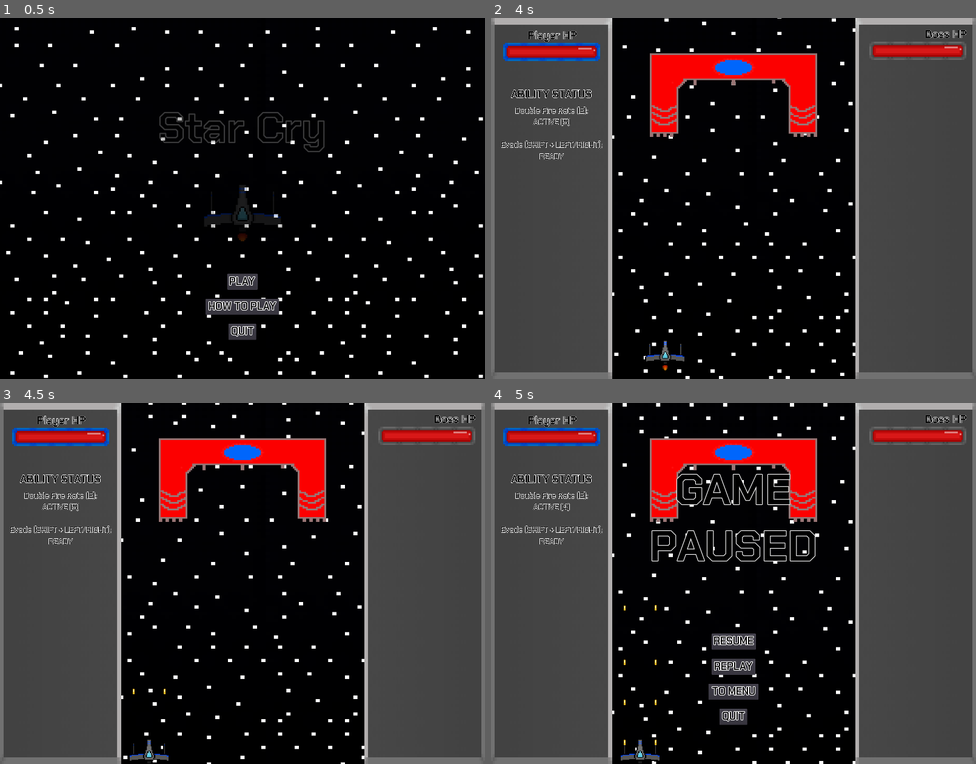
Above: before the commit, frames 1-4 (two rows, left to right).
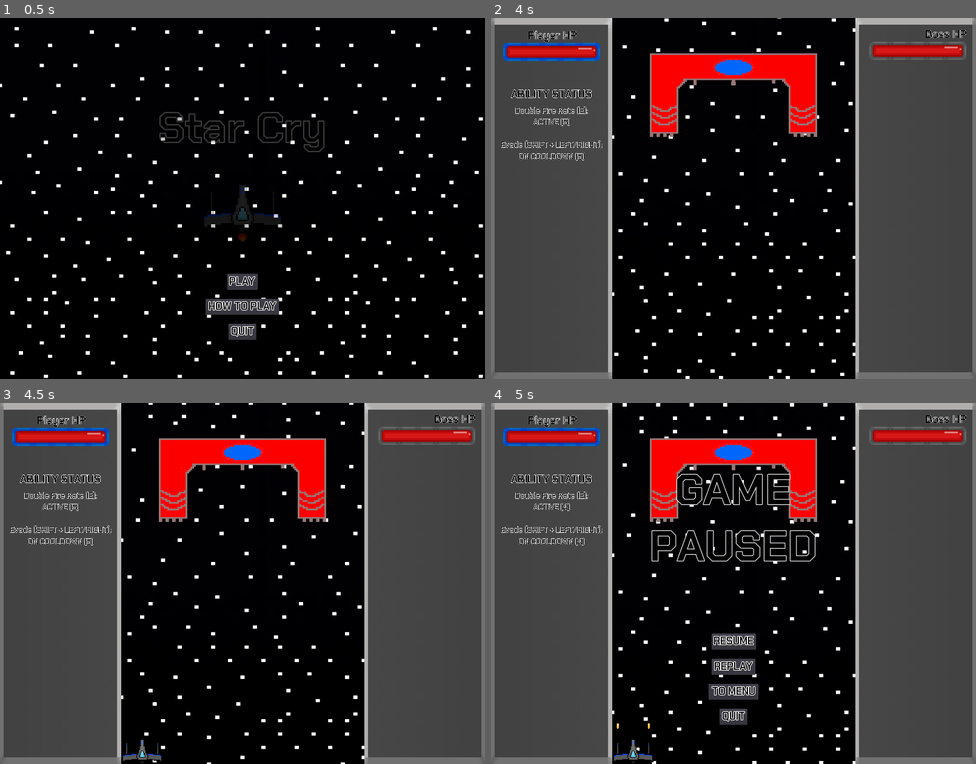
Above: after the commit, the same moments.

Repository: Cecilist/Final-BossFightBulletShooter
Game: Godot game, scene res://Menu/MainMenu.tscn
Same seed, same stepped clock (60 frames per second), same inputs: the game is played once before the commit and once after it.
Inputs:
- Up to frame 1 (0.5 s): no input
- Up to frame 2 (4 s): click "PLAY" at 0.5 s; tap Enter (play_game) at 1.25, 3.5 s; hold Shift (dodge, bound only before the commit) 1.28-2.03 s; hold W (move_up) 1.28-2.78 s; tap Space (shoot) at 1.55, 2, 2.1, 3.05 s; tap Shift (dodge, bound only before the commit) at 2.3, 3.8 s; hold Shift (dodge, bound only before the commit) 2.78-3.53 s; hold A (move_left) from 2.78 s (still down); tap E (fire_rate_ability) at 3.6 s
- Up to frame 3 (4.5 s): release A (move_left) at 4.28 s; hold S (move_down) from 4.28 s (still down); hold Space (shoot) from 4.28 s (still down); tap Enter (play_game) at 4.35 s
- Up to frame 4 (5 s): keep holding S (move_down); keep holding Space (shoot); tap Escape (pause) at 4.9 s

Frame 1 is identical in both runs. In frame 2, 0.3% of the frame differs, in the area x 5-40%, y 37-98%; in frame 3, 0.4%; in frame 4, 0.4%, in the area x 5-35%, y 37-100%.
Error before the commit: Invalid set index 'text' (on base: 'Label') with value of type 'int'. (res://Level/Level.gd:60)
Error after the commit: Invalid set index 'text' (on base: 'Label') with value of type 'int'. (res://Level/Level.gd:61)

Commit message:
Add evade ability functionality

Diff:
--- a/project/Level/Level.gd
+++ b/project/Level/Level.gd
@@ -46,6 +46,7 @@
 	if (game_paused == true and _unpaused == true) and (won_game == false and game_over == false):
 		_show_unpause_timer()
 
+
 	# Displays the player's health
 	$Overlay/HUD/PlayerHUD/PlayerHealth.scale.x = $Player.player_health_percent
 	if $Player.player_health_percent == 0:
@@ -58,6 +59,17 @@
 
 	# Displays the cooldown for the fire rate ability
 	$Overlay/HUD/PlayerHUD/FireRateStatusLabel.text = $Player.fire_rate_cooldown
+
+	# Displays the cooldown for the dodge ability
+	$Overlay/HUD/PlayerHUD/EvadeStatusLabel.text = $Player.evade_cooldown
+
+	# Resets the player inside the level if their evade would take them
+	#  out of the level
+	if $Player.position.x < 0:
+		$Player.position.x = 1
+	if $Player.position.x > 719:
+		$Player.position.x = 718
+
 
 
 # Pauses the game and brings up the pause menu
--- a/project/Level/Level.tscn
+++ b/project/Level/Level.tscn
@@ -7,9 +7,13 @@
 [ext_resource path="res://Level/Level.gd" type="Script" id=5]
 [ext_resource path="res://HUD/HUD.tscn" type="PackedScene" id=6]
 
-[sub_resource type="SegmentShape2D" id=1]
-a = Vector2( 0, -126.227 )
-b = Vector2( 0, 955.385 )
+[sub_resource type="SegmentShape2D" id=17]
+a = Vector2( 0, 544.57 )
+b = Vector2( 0, -557.43 )
+
+[sub_resource type="SegmentShape2D" id=18]
+a = Vector2( 0, -453.651 )
+b = Vector2( 0, 680.57 )
 
 [sub_resource type="SegmentShape2D" id=2]
 a = Vector2( 0, -3.767 )
@@ -76,10 +80,10 @@
 font_data = ExtResource( 3 )
 
 [sub_resource type="RectangleShape2D" id=15]
-extents = Vector2( 452.637, 10 )
+extents = Vector2( 657.375, 10 )
 
 [sub_resource type="RectangleShape2D" id=16]
-extents = Vector2( 18.1653, 625.169 )
+extents = Vector2( 18.1653, 624.438 )
 
 [node name="Level" type="Node2D"]
 pause_mode = 2
@@ -93,22 +97,22 @@
 [node name="Boss" parent="." instance=ExtResource( 2 )]
 position = Vector2( 360, 225.907 )
 
-[node name="LevelBorders" type="StaticBody2D" parent="."]
-
-[node name="LeftBoundary" type="CollisionShape2D" parent="LevelBorders"]
-position = Vector2( -1.50747, 124.726 )
-shape = SubResource( 1 )
-
-[node name="RightBoundary" type="CollisionShape2D" parent="LevelBorders"]
-position = Vector2( 721.51, 124.726 )
-shape = SubResource( 1 )
-
-[node name="TopBoundary" type="CollisionShape2D" parent="LevelBorders"]
-position = Vector2( 0, -1.53553 )
+[node name="VerticalLevelBorders" type="StaticBody2D" parent="."]
+
+[node name="LeftBoundary" type="CollisionShape2D" parent="VerticalLevelBorders"]
+position = Vector2( 0, 542.726 )
+shape = SubResource( 17 )
+
+[node name="RightBoundary" type="CollisionShape2D" parent="VerticalLevelBorders"]
+position = Vector2( 720, 432.726 )
+shape = SubResource( 18 )
+
+[node name="TopBoundary" type="CollisionShape2D" parent="VerticalLevelBorders"]
+position = Vector2( -1278, -745.536 )
 rotation = -1.5708
 shape = SubResource( 2 )
 
-[node name="BottomBoundary" type="CollisionShape2D" parent="LevelBorders"]
+[node name="BottomBoundary" type="CollisionShape2D" parent="VerticalLevelBorders"]
 position = Vector2( 0, 1081.44 )
 rotation = -1.5708
 shape = SubResource( 2 )
@@ -381,7 +385,7 @@
 [node name="BulletDespawnPoint" type="Area2D" parent="."]
 
 [node name="CollisionShape2D" type="CollisionShape2D" parent="BulletDespawnPoint"]
-position = Vector2( 360.338, -62.9961 )
+position = Vector2( 360.338, -71.4718 )
 shape = SubResource( 15 )
 
 [node name="CollisionShape2D2" type="CollisionShape2D" parent="BulletDespawnPoint"]
@@ -389,11 +393,11 @@
 shape = SubResource( 15 )
 
 [node name="CollisionShape2D3" type="CollisionShape2D" parent="BulletDespawnPoint"]
-position = Vector2( -104.881, 536.394 )
+position = Vector2( -275.785, 536.394 )
 shape = SubResource( 16 )
 
 [node name="CollisionShape2D4" type="CollisionShape2D" parent="BulletDespawnPoint"]
-position = Vector2( 827.065, 536.394 )
+position = Vector2( 1028.36, 536.394 )
 shape = SubResource( 16 )
 
 [connection signal="pressed" from="Overlay/PauseMenu/InGameResumeButton" to="." method="_on_InGameResumeButton_pressed"]
--- a/project/Player/Player.gd
+++ b/project/Player/Player.gd
@@ -6,10 +6,12 @@
 
 export var player_health = 100.0
 export var player_movement_speed = 250
+export var player_evade_distance = 200
 
 var player_health_percent = 100.0
 var ship_paused = true
-var fire_rate_cooldown = 5
+var fire_rate_cooldown = 10
+var evade_cooldown = 5
 
 var _ship_velocity = Vector2(0,0)
 var _remaining_player_health = player_health
@@ -17,7 +19,8 @@
 var _player_can_shoot = true
 var _fire_rate_ability_ready = true
 var _fire_rate_ability_active = false
-var _can_dodge = true
+var _evade_ability_ready = true
+var _evade_direction = "left"
 
 
 func _physics_process(_delta):
@@ -41,26 +44,28 @@
 		if Input.is_action_pressed("move_down"):
 			_ship_velocity.y = player_movement_speed
 		if Input.is_action_pressed("move_left"):
-			if Input.is_action_pressed("dodge") and _can_dodge == true:
-				position.x -= 100
-				_can_dodge = false
+			if Input.is_action_pressed("evade") and _evade_ability_ready == true:
+				_player_can_shoot = false
 				_player_invulnerable = true
-				$InvulnerabilityTimer.start()
-				$DodgeCooldownTimer.start()
+				_evade_ability_ready = false
+				_evade_direction = "left"
+				$AnimationPlayer.play("EvadeFadeOut")
+				$EvadeCooldownTimer.start()
 			else:
 				_ship_velocity.x = player_movement_speed * -1
 		if Input.is_action_pressed("move_right"):
-			if Input.is_action_pressed("dodge") and _can_dodge == true:
-				position.x += 100
-				_can_dodge = false
+			if Input.is_action_pressed("evade") and _evade_ability_ready == true:
+				_player_can_shoot = false
 				_player_invulnerable = true
-				$InvulnerabilityTimer.start()
-				$DodgeCooldownTimer.start()
+				_evade_ability_ready = false
+				_evade_direction = "right"
+				$AnimationPlayer.play("EvadeFadeOut")
+				$EvadeCooldownTimer.start()
 			else:
 				_ship_velocity.x = player_movement_speed
 		if Input.is_action_pressed("shoot"):
 			if _player_can_shoot == true:
-				shoot();
+				shoot()
 		if Input.is_action_pressed("fire_rate_ability"):
 			if _fire_rate_ability_ready == true:
 				_fire_rate_ability()
@@ -84,6 +89,12 @@
 		fire_rate_cooldown = "ACTIVE (" + str(int(ceil($FireRateTimer.time_left))) + ")"
 	else:
 		fire_rate_cooldown = "READY"
+
+	# Gets the remaining cooldown time for the fire rate ability for the HUD
+	if _evade_ability_ready == false:
+		evade_cooldown = "ON COOLDOWN (" + str(int(ceil($EvadeCooldownTimer.time_left))) + ")"
+	else:
+		evade_cooldown = "READY"
 
 
 # Shoots 2 bullets at the same time from the player
@@ -133,6 +144,7 @@
 	_player_can_shoot = true
 
 
+# Resets the fire rate and starts the cooldown timer
 func _on_FireRateTimer_timeout():
 	$PlayerShotTimer.wait_time = 0.4
 	_fire_rate_ability_ready = false
@@ -140,9 +152,25 @@
 	$FireRateCooldownTimer.start()
 
 
+# Resets the fire rate ability
 func _on_FireRateCooldownTimer_timeout():
 	_fire_rate_ability_ready = true
 
 
-func _on_DodgeCooldownTimer_timeout():
-	_can_dodge = true
+# Resets the evade ability
+func _on_EvadeCooldownTimer_timeout():
+	_evade_ability_ready = true
+
+
+# Makes the player evade, keeping them invulnerable until after
+#  the animation is finished
+func _on_AnimationPlayer_animation_finished(anim_name):
+	if anim_name == "EvadeFadeOut":
+		if _evade_direction == "left":
+			position.x -= player_evade_distance
+		elif _evade_direction == "right":
+			position.x += player_evade_distance
+		$AnimationPlayer.play("EvadeFadeIn")
+	elif anim_name == "EvadeFadeIn":
+		_player_invulnerable = false
+		_player_can_shoot = true
--- a/project/Player/Player.tscn
+++ b/project/Player/Player.tscn
@@ -36,13 +36,69 @@
 [sub_resource type="RectangleShape2D" id=4]
 extents = Vector2( 240.9, 157.252 )
 
+[sub_resource type="Animation" id=6]
+resource_name = "EvadeFadeIn"
+length = 0.5
+tracks/0/type = "value"
+tracks/0/path = NodePath("ShipSprite:self_modulate")
+tracks/0/interp = 1
+tracks/0/loop_wrap = true
+tracks/0/imported = false
+tracks/0/enabled = true
+tracks/0/keys = {
+"times": PoolRealArray( 0, 0.1 ),
+"transitions": PoolRealArray( 1, 1 ),
+"update": 0,
+"values": [ Color( 1, 1, 1, 0 ), Color( 1, 1, 1, 1 ) ]
+}
+tracks/1/type = "value"
+tracks/1/path = NodePath("ExhaustSprite:self_modulate")
+tracks/1/interp = 1
+tracks/1/loop_wrap = true
+tracks/1/imported = false
+tracks/1/enabled = true
+tracks/1/keys = {
+"times": PoolRealArray( 0, 0.1 ),
+"transitions": PoolRealArray( 1, 1 ),
+"update": 0,
+"values": [ Color( 1, 1, 1, 0 ), Color( 1, 1, 1, 1 ) ]
+}
+
+[sub_resource type="Animation" id=5]
+resource_name = "EvadeFadeOut"
+length = 0.5
+tracks/0/type = "value"
+tracks/0/path = NodePath("ShipSprite:self_modulate")
+tracks/0/interp = 1
+tracks/0/loop_wrap = true
+tracks/0/imported = false
+tracks/0/enabled = true
+tracks/0/keys = {
+"times": PoolRealArray( 0, 0.1 ),
+"transitions": PoolRealArray( 1, 1 ),
+"update": 0,
+"values": [ Color( 1, 1, 1, 1 ), Color( 1, 1, 1, 0 ) ]
+}
+tracks/1/type = "value"
+tracks/1/path = NodePath("ExhaustSprite:self_modulate")
+tracks/1/interp = 1
+tracks/1/loop_wrap = true
+tracks/1/imported = false
+tracks/1/enabled = true
+tracks/1/keys = {
+"times": PoolRealArray( 0, 0.1 ),
+"transitions": PoolRealArray( 1, 1 ),
+"update": 0,
+"values": [ Color( 1, 1, 1, 1 ), Color( 1, 1, 1, 0 ) ]
+}
+
 [node name="Player" type="KinematicBody2D"]
 script = ExtResource( 3 )
 
 [node name="ExhaustSprite" type="AnimatedSprite" parent="."]
 frames = SubResource( 1 )
 animation = "flying"
-frame = 2
+frame = 3
 playing = true
 
 [node name="ShipSprite" type="AnimatedSprite" parent="."]
@@ -80,7 +136,7 @@
 wait_time = 10.0
 one_shot = true
 
-[node name="DodgeCooldownTimer" type="Timer" parent="."]
+[node name="EvadeCooldownTimer" type="Timer" parent="."]
 wait_time = 5.0
 one_shot = true
 
@@ -88,9 +144,14 @@
 stream = ExtResource( 8 )
 volume_db = -15.0
 
+[node name="AnimationPlayer" type="AnimationPlayer" parent="."]
+anims/EvadeFadeIn = SubResource( 6 )
+anims/EvadeFadeOut = SubResource( 5 )
+
 [connection signal="area_entered" from="Hitbox" to="." method="_on_Hitbox_area_entered"]
 [connection signal="timeout" from="InvulnerabilityTimer" to="." method="_on_InvulnerabilityTimer_timeout"]
 [connection signal="timeout" from="PlayerShotTimer" to="." method="_on_PlayerShotTimer_timeout"]
 [connection signal="timeout" from="FireRateTimer" to="." method="_on_FireRateTimer_timeout"]
 [connection signal="timeout" from="FireRateCooldownTimer" to="." method="_on_FireRateCooldownTimer_timeout"]
-[connection signal="timeout" from="DodgeCooldownTimer" to="." method="_on_DodgeCooldownTimer_timeout"]
+[connection signal="timeout" from="EvadeCooldownTimer" to="." method="_on_EvadeCooldownTimer_timeout"]
+[connection signal="animation_finished" from="AnimationPlayer" to="." method="_on_AnimationPlayer_animation_finished"]
--- a/project/project.godot
+++ b/project/project.godot
@@ -138,7 +138,7 @@
 "events": [ Object(InputEventKey,"resource_local_to_scene":false,"resource_name":"","device":0,"alt":false,"shift":false,"control":false,"meta":false,"command":false,"pressed":false,"scancode":69,"unicode":0,"echo":false,"script":null)
  ]
 }
-dodge={
+evade={
 "deadzone": 0.5,
 "events": [ Object(InputEventKey,"resource_local_to_scene":false,"resource_name":"","device":0,"alt":false,"shift":false,"control":false,"meta":false,"command":false,"pressed":false,"scancode":16777237,"unicode":0,"echo":false,"script":null)
  ]
Not shown: 1 places in project/Level/Level.tscn that only renumber resources
Not shown: 1 places in project/Player/Player.tscn that only renumber resources
